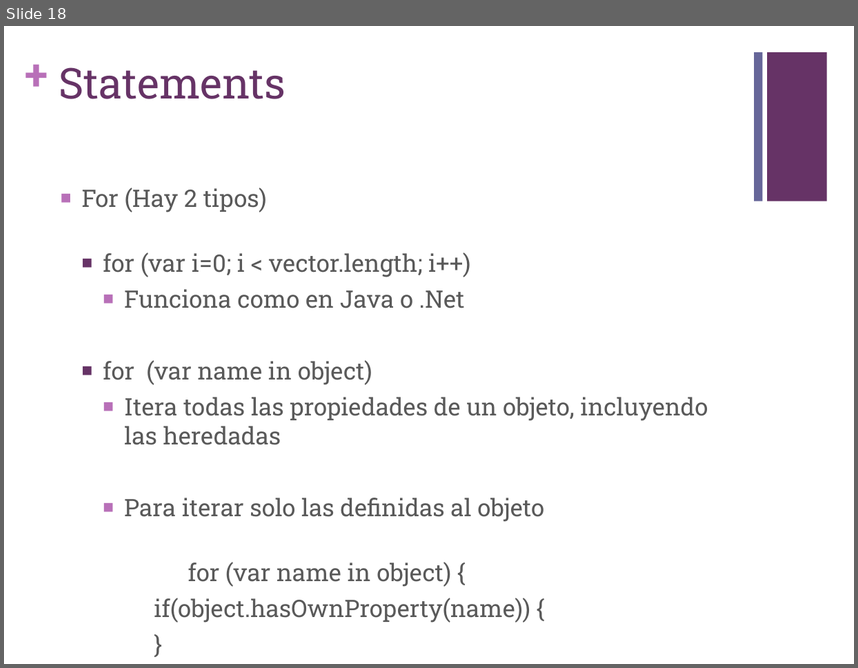
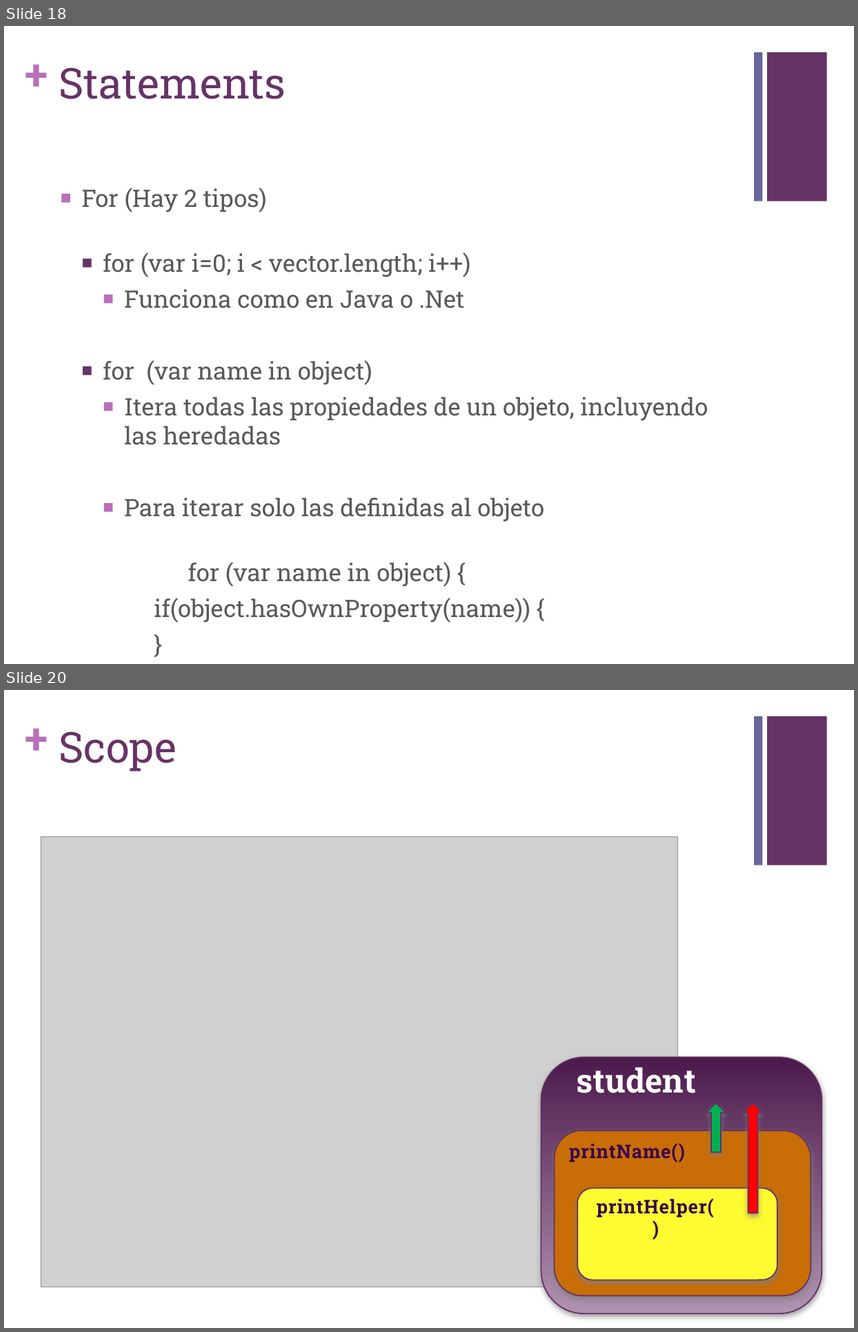
Before and after one commit to v1ct0rv/TallerJavascript, a slide deck: 02-Introduccion-Javascript/Javascript101.pptx. Shown one above the other, each under a label of ours: slide 18 before the commit, slides 18 and 20 after it; the slides between them are not shown. The pictures are 858x668 and 858x1332 pixels, drawn with LibreOffice and Linux fonts; fonts in the diff are those of the drawing; grey boxes stand for pictures. Boxes give left, top, right and bottom in pixels: in the first picture for what was removed or moved away, otherwise in the second. Text is boxed around its words. In the diff, an @@ line names an element or a change of style, - is before the commit and + after.

Commit message:
Aún falta
- Mejorar la parte de Scope
- Pasar las funciones a la siguiente presentación

```diff
--- a/02-Introduccion-Javascript/Javascript101.pptx
+++ b/02-Introduccion-Javascript/Javascript101.pptx
@@ slide 20 added at bbox=[4, 690, 854, 1328], background #FFFFFF; not listed: 3 template elements that a slide beside it also shows @@
@@ title added at bbox=[59, 731, 176, 771], 36 pt, text #663366 @@
+Scope
@@ picture added at bbox=[41, 836, 677, 1286] @@
@@ group added at bbox=[542, 1057, 822, 1313]: 3 rounded rectangles, 3 texts, 2 down arrows @@
+student
+printName()
+printHelper()
```
Also in this commit, not shown: 1 slide changed, 2 other files.
